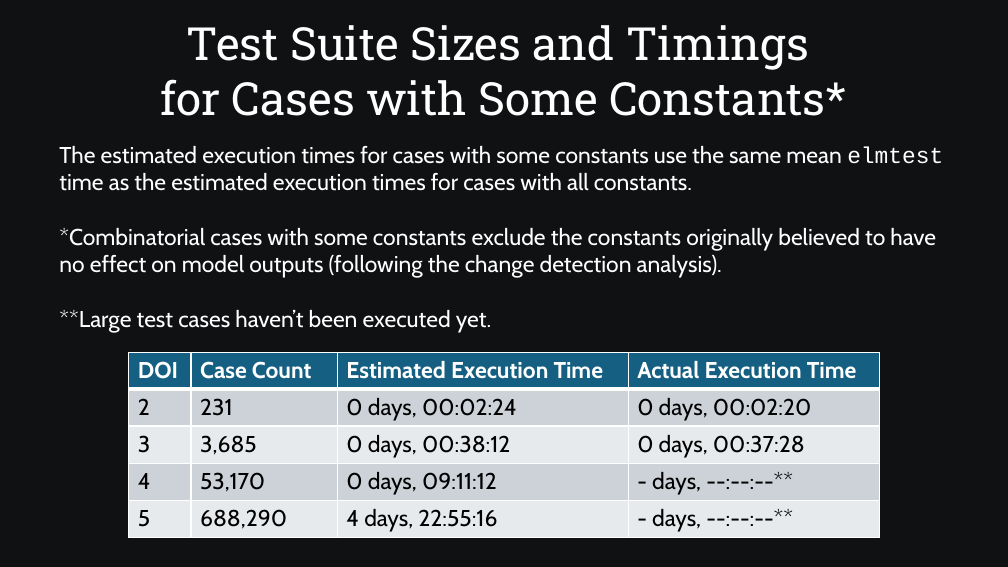
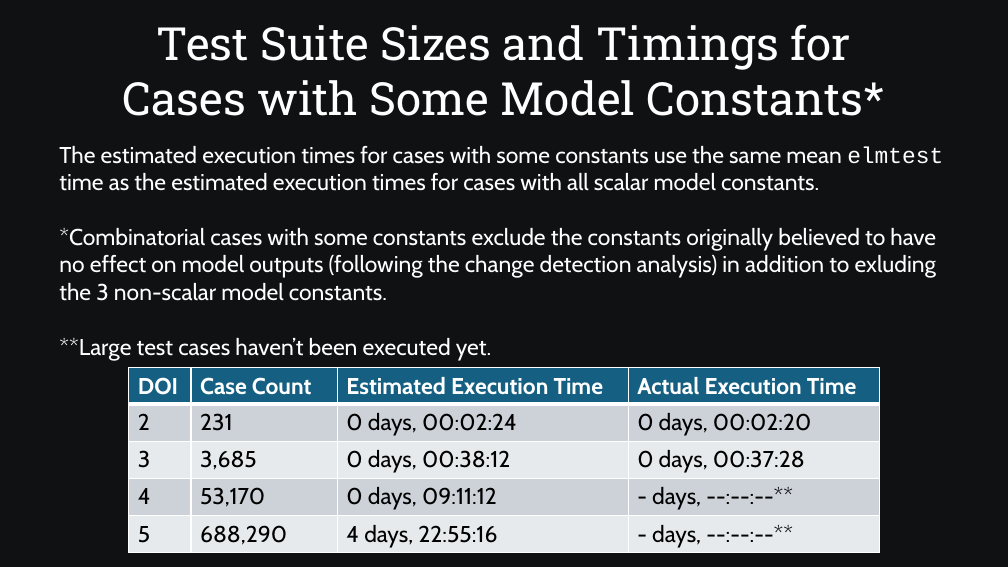
Before and after one commit to SamAllen06/lake_temp_work, a slide deck: slide 43 of documentation/for_collaborators/AnalysisOverview.pptx (slide 42 before the commit). Drawn at 1008x567 pixels with LibreOffice and Linux fonts; fonts in the diff are those of the drawing. Boxes give left, top, right and bottom in pixels: in the first picture for what was removed or moved away, otherwise in the second. Text is boxed around its words. In the diff, an @@ line names an element or a change of style, - is before the commit and + after.

```diff
--- a/documentation/for_collaborators/AnalysisOverview.pptx
+++ b/documentation/for_collaborators/AnalysisOverview.pptx
@@ text at <box>123,24,885,116</box>: text changed @@
-Test Suite Sizes and Timings
-for Cases with Some Constants*
+Test Suite Sizes and Timings for
+Cases with Some Model Constants*
@@ text at <box>59,146,943,301</box>: text changed @@
-The estimated execution times for cases with some constants use the same mean elmtest time as the estimated execution times for cases with all constants.
-*Combinatorial cases with some constants exclude the constants originally believed to have no effect on model outputs (following the change detection analysis).
+The estimated execution times for cases with some constants use the same mean elmtest time as the estimated execution times for cases with all scalar model constants.
+*Combinatorial cases with some constants exclude the constants originally believed to have no effect on model outputs (following the change detection analysis) in addition to exluding the 3 non-scalar model constants.
@@ table: place and size @@
-table at <box>129,352,880,537</box>
+table at <box>129,368,880,552</box>
```
Also in this commit, not shown: 18 other slides changed, 1 slide added, 1 other file.
